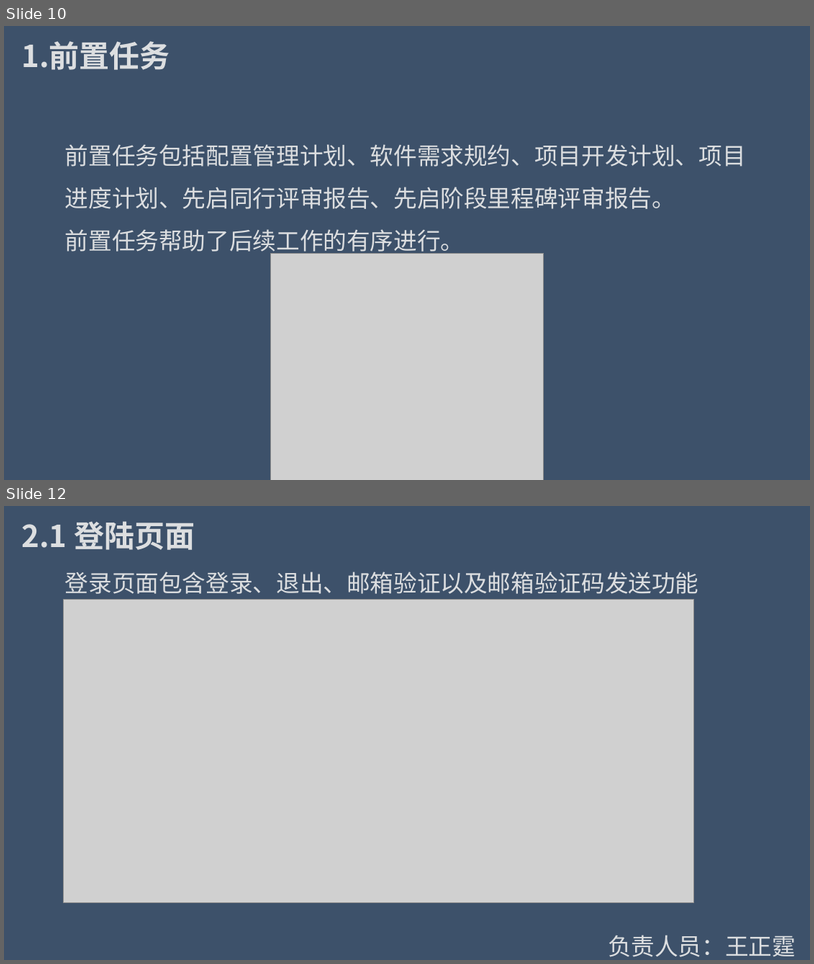
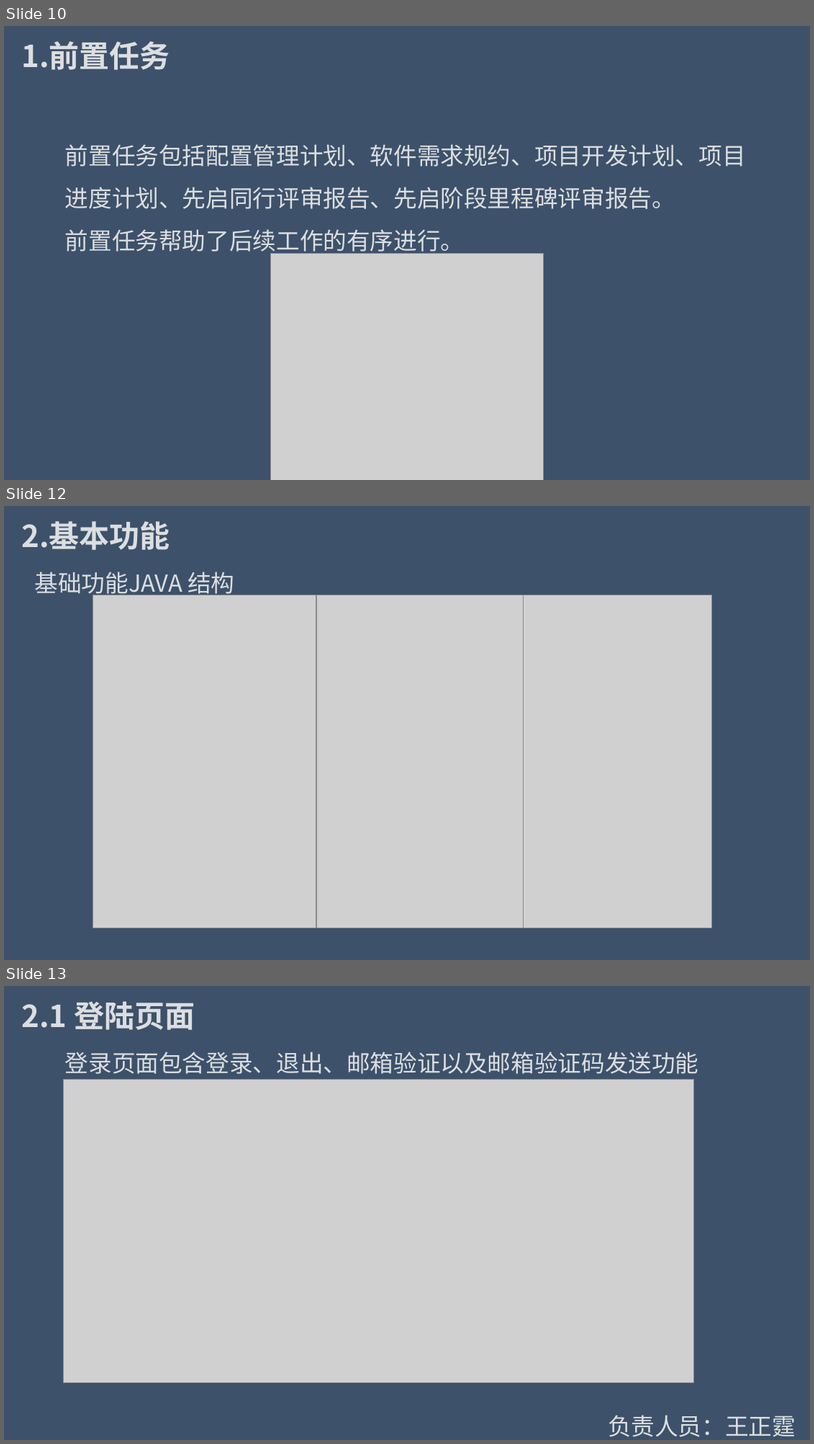
Before and after one commit to Wangzt670/swt, a slide deck: 项目待交付工件/D结项阶段/2.项目答辩.pptx. Shown one above the other, each under a label of ours: slides 10 and 12 before the commit, slides 10, 12 and 13 after it; the slides between them are not shown. The pictures are 814x964 and 814x1444 pixels, drawn with LibreOffice and Linux fonts; fonts in the diff are those of the drawing; grey boxes stand for pictures. Boxes give left, top, right and bottom in pixels: in the first picture for what was removed or moved away, otherwise in the second. Text is boxed around its words. In the diff, an @@ line names an element or a change of style, - is before the commit and + after.

Commit message:
更新ppt基础功能部分

```diff
--- a/项目待交付工件/D结项阶段/2.项目答辩.pptx
+++ b/项目待交付工件/D结项阶段/2.项目答辩.pptx
@@ slide 12 added at [4,506,810,960], background #FFFFFF; not listed: 1 template element that a slide beside it also shows @@
@@ text added at [21,521,170,550], 36 pt, text #DCDEE0, bold @@
+2.基本功能
@@ text added at [35,572,234,598], 28 pt, text #DCDEE0 @@
+基础功能JAVA 结构
@@ picture added at [93,595,316,928] @@
@@ picture added at [316,595,524,928] @@
@@ picture added at [524,595,712,928] @@
@@ what was slide 12 is now slide 13 @@
```
Also in this commit, not shown: 1 other slide added, 1 slide removed.
